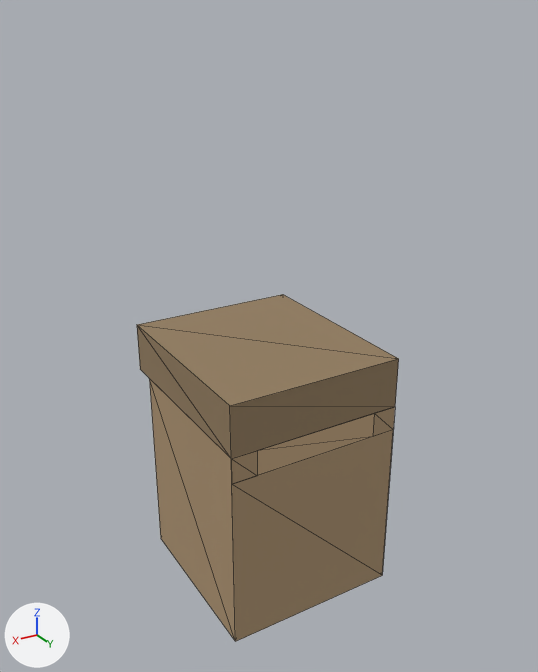
An edit to the glTF model assets/interiores/reloj_pie_desgastada_01.glb, drawn before and after from the same camera.
Rendered twice from a 50 mm camera at (0.988, 1.558, 1.538) aimed at (0.021, -0.053, 0.732). Every picture has the same lights, and +X, +Y and +Z are marked at lower left. The older version comes first. Mesh edges are drawn as thin lines. Vertices at exactly the same position are counted once.

In view in the first picture: 'reloj_pie_desgastada'.
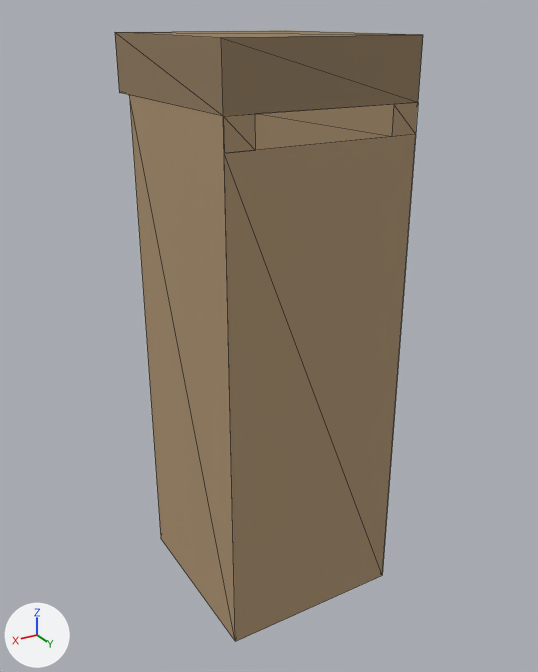
Where the change shows, as pixel boxes [x1, y1, x2, y2] in the pictures (538 x 672 px):
'reloj_pie_desgastada', reshaped (17% wider, 76% taller): before [137, 294, 399, 642]; after [115, 30, 423, 642]

Patch to the scene script:
```diff
--- a/assets/interiores/reloj_pie_desgastada_01.glb.py
+++ b/assets/interiores/reloj_pie_desgastada_01.glb.py
@@ me_reloj_pie_desgastada @@
 # used by ob_reloj_pie_desgastada; location = (0.0, 0.0, 0.0)
-me_reloj_pie_desgastada.from_pydata(...)  # 20 vertices, 28 faces; spans x -0.214..0.286, y -0.357..0.214, z 0.0..0.714
+me_reloj_pie_desgastada.from_pydata(...)  # 20 vertices, 28 faces; spans x -0.214..0.286, y -0.357..0.214, z 0.0..1.5
+# me_reloj_pie_desgastada part 1: all 16 vertices in x -0.214..0.286, y -0.357..0.214, z 0.5..0.714 are moved by (0.0, 0.0, 0.786)
 me_reloj_pie_desgastada.materials.append(mat_vertexcolor)
```
